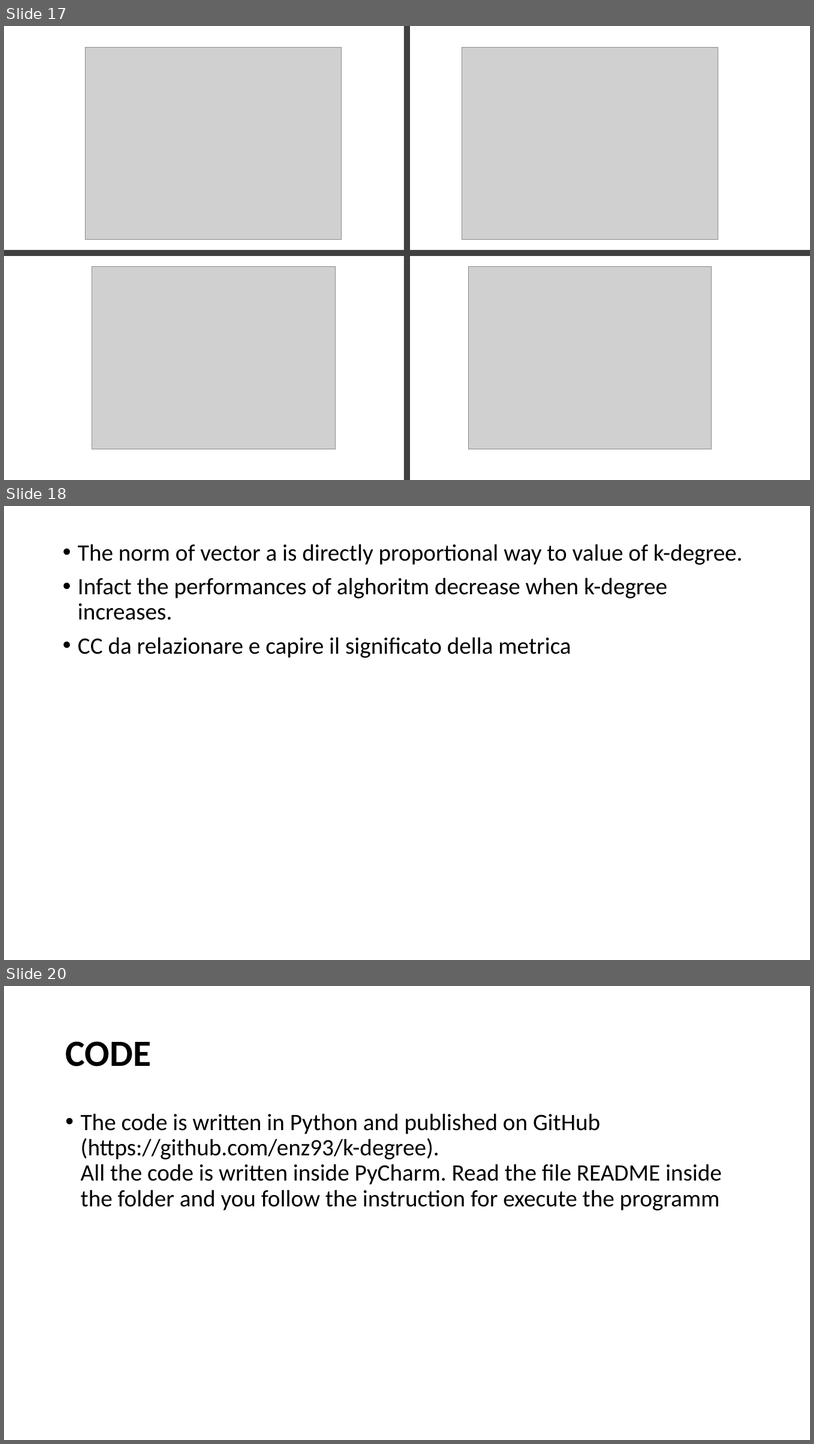
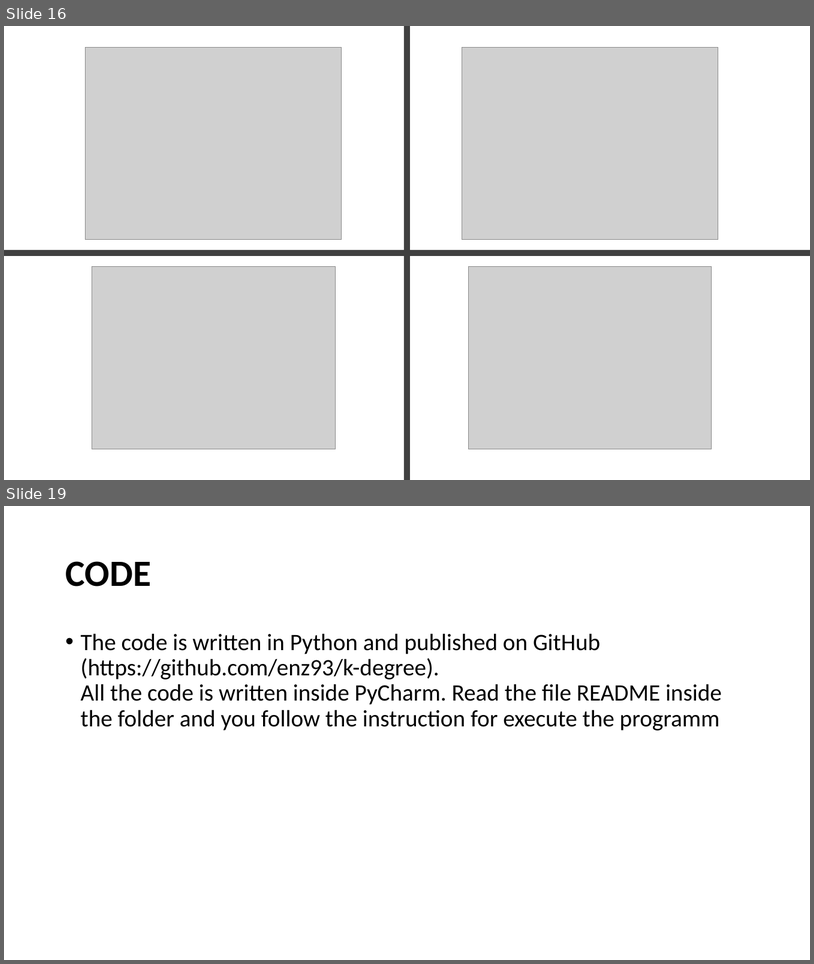
Before and after one commit to enz93/k-degree, a slide deck: Presentazione.pptx. Shown one above the other, each under a label of ours: slides 17, 18 and 20 before the commit, slides 16 and 19 after it; the slides between them are not shown. The pictures are 814x1444 and 814x964 pixels, drawn with LibreOffice and Linux fonts; fonts in the diff are those of the drawing; grey boxes stand for pictures. Boxes give left, top, right and bottom in pixels: in the first picture for what was removed or moved away, otherwise in the second. Text is boxed around its words. In the diff, an @@ line names an element or a change of style, - is before the commit and + after.

```diff
--- a/Presentazione.pptx
+++ b/Presentazione.pptx
@@ slide 18 removed at (x1=4, y1=506, x2=810, y2=960), background #FFFFFF @@
@@ text removed at (x1=78, y1=544, x2=743, y2=658) @@
-• The norm of vector a is directly proportional way to value of k-degree.
-• Infact the performances of alghoritm decrease when k-degree increases.
-• CC da relazionare e capire il significato della metrica
@@ what was slide 17 is now slide 16 @@
@@ what was slide 20 is now slide 19 @@
```
Also in this commit, not shown: 10 slides changed, 1 slide added, 1 other slide removed.
